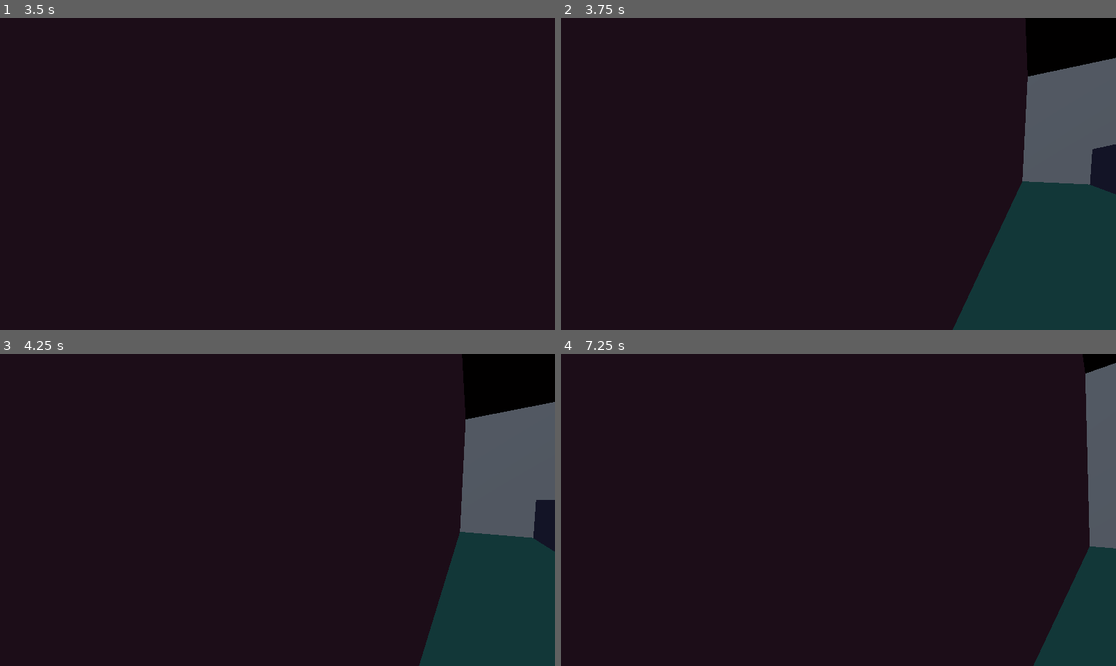
Above: before the commit, frames 1-4 (two rows, left to right).
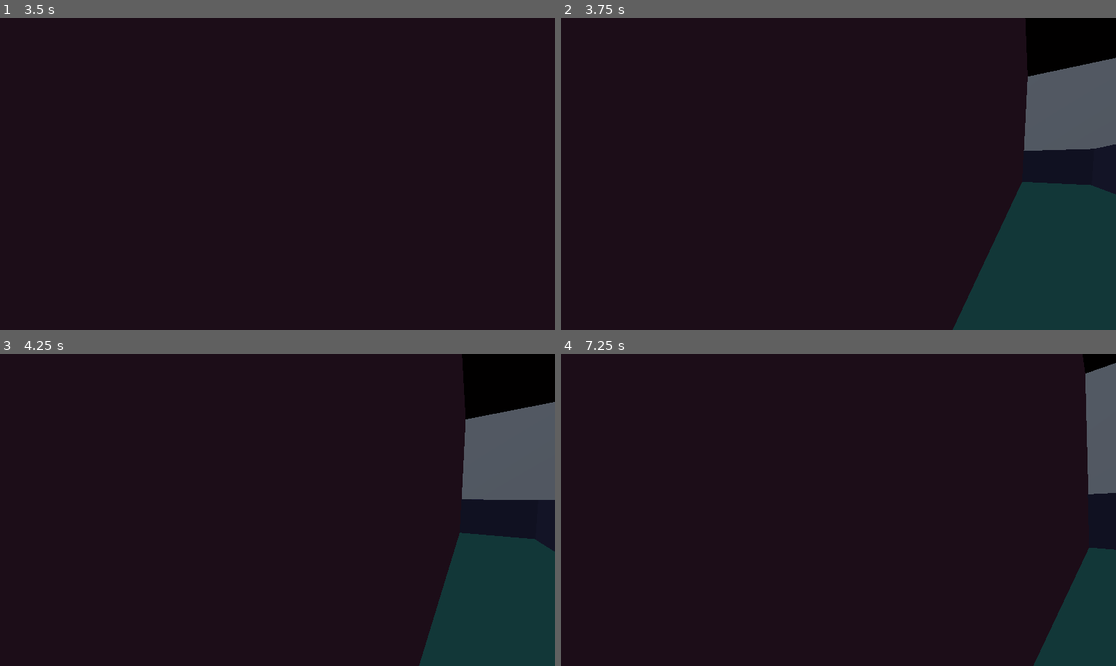
Above: after the commit, the same moments.

Repository: Phantom-soup/third-week-rapid-prototyping-again
Game: Godot game, scene res://Instances/world.tscn
The game is run twice, just before and just after one commit, with the same random seed, the same clock (stepped at 60 frames per second) and the same inputs.
Inputs (mouse positions are in pixels of both pictures, inside the frame that each line leads up to):
- Up to frame 1 (3.5 s): move the mouse to (305, 174) at 0.52 s; hold W (Up) from 0.53 s (still down); tap E (Interaction) every 0.75 s from 0.6 to 2.85 s; tap Space (Jump) at 0.77, 1.52, 3.02 s; move the mouse to (249, 174) at 1.27 s; move the mouse to (288, 167) at 2.02 s; move the mouse to (271, 180) at 2.77 s
- Up to frame 2 (3.75 s): keep holding W (Up); tap Enter at 3.5 s; move the mouse to (877, 177) at 3.52 s; tap E (Interaction) at 3.6 s
- Up to frame 3 (4.25 s): keep holding W (Up); tap Space (Jump) at 3.77 s
- Up to frame 4 (7.25 s): move the mouse to (794, 506) at 4.27 s; tap E (Interaction) every 0.75 s from 4.35 to 6.6 s; tap Space (Jump) at 4.52, 5, 6.02, 6.5, 6.77 s; move the mouse to (844, 510) at 5.02 s; tap Enter at 5.75 s; move the mouse to (816, 503) at 5.77 s; release W (Up) at 5.78 s; hold D (Right) 5.78-6.53 s; move the mouse to (866, 510) at 6.52 s; hold W (Up) from 6.53 s (still down)

Frame 1 is identical in both runs. In frame 2, 1.3% of the frame differs, in the area x 83-96%, y 41-54%; in frame 3, 1.5%, in the area x 82-97%, y 46-60%; in frame 4, 0.9%.

Commit message:
Update world.tscn

Diff:
--- a/Instances/world.tscn
+++ b/Instances/world.tscn
@@ -55,6 +55,9 @@
 [sub_resource type="StandardMaterial3D" id="StandardMaterial3D_asr45"]
 albedo_color = Color(0.109804, 0.0980392, 0.207843, 1)
 
+[sub_resource type="StandardMaterial3D" id="StandardMaterial3D_8ww8q"]
+albedo_color = Color(0.243137, 0.0980392, 0.207843, 1)
+
 [node name="World" type="Node3D"]
 
 [node name="DirectionalLight3D" type="DirectionalLight3D" parent="."]
@@ -242,6 +245,18 @@
 use_collision = true
 mesh = SubResource("BoxMesh_vbgup")
 material = SubResource("StandardMaterial3D_asr45")
+
+[node name="Main2" type="CSGMesh3D" parent="Walls"]
+transform = Transform3D(1, 0, 0, 0, 1, 0, 0, 0, 1, -9.76863, -6.4, -50.6838)
+use_collision = true
+mesh = SubResource("BoxMesh_vbgup")
+material = SubResource("StandardMaterial3D_asr45")
+
+[node name="Front" type="CSGBox3D" parent="Walls"]
+transform = Transform3D(1, 0, 0, 0, 1, 0, 0, 0, 1, -3.4319, 1.23938, -40.9447)
+use_collision = true
+size = Vector3(16.7471, 10.4724, 1)
+material = SubResource("StandardMaterial3D_8ww8q")
 
 [connection signal="press" from="Room1/FB Single" to="Room1/Door1" method="increment"]
 [connection signal="release" from="Room1/FB Single" to="Room1/Door1" method="deincrement"]
Not shown: 1 places in Instances/world.tscn that only renumber resources
